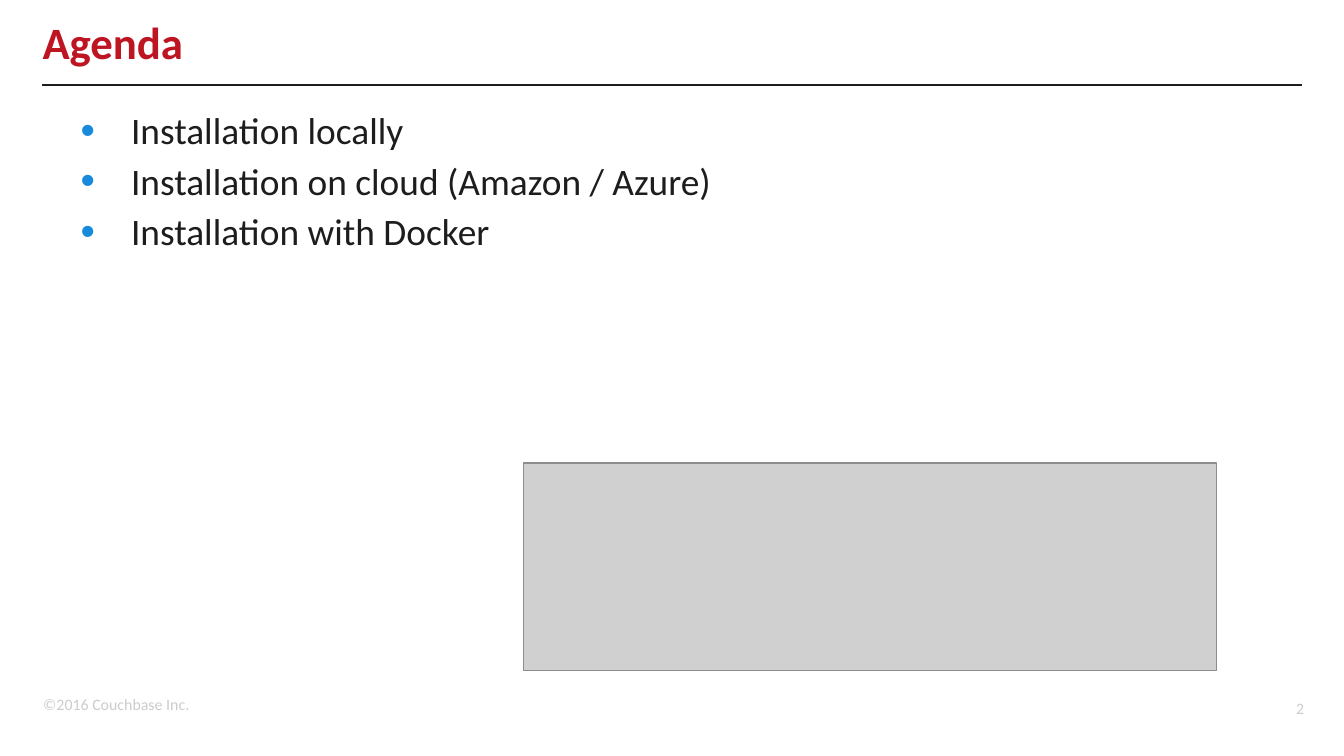
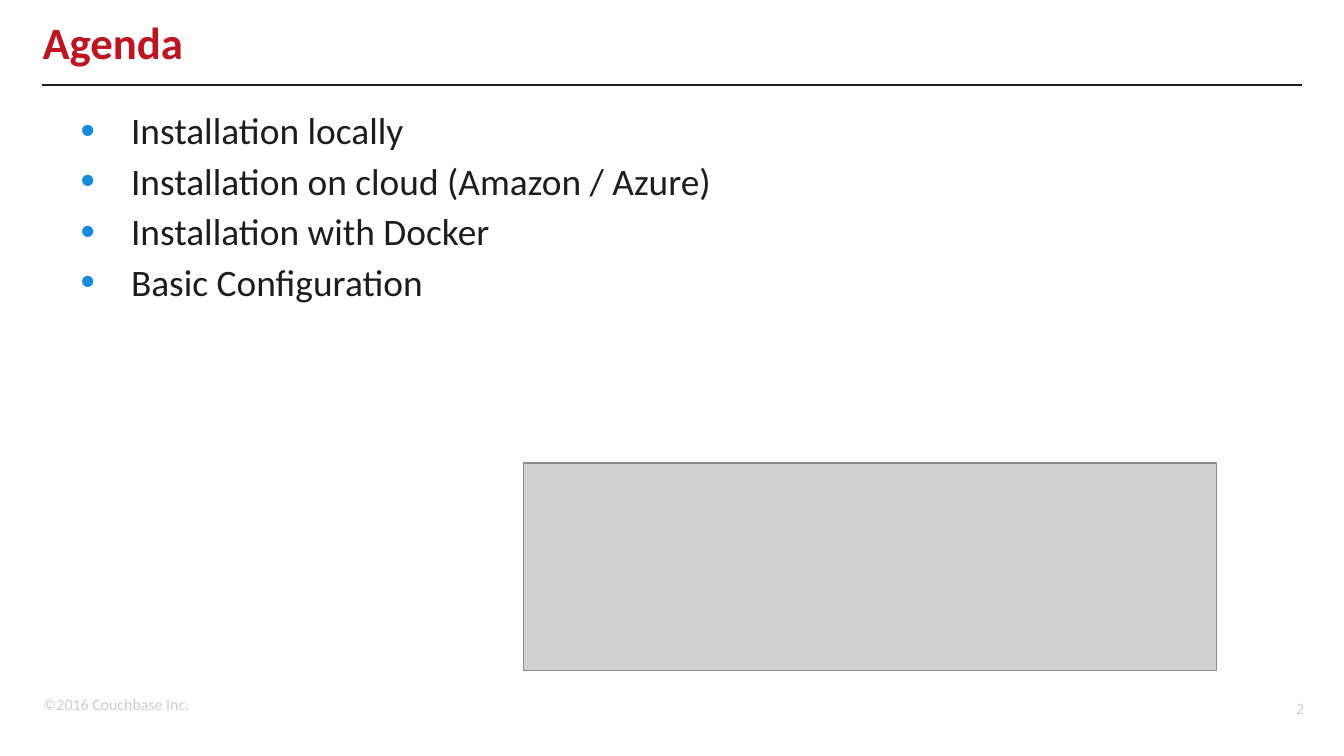
Before and after one commit to subalakr/workshop, a slide deck: slide 2 of connect2016/developer/01/01.pptx. Drawn at 1344x756 pixels with LibreOffice and Linux fonts; fonts in the diff are those of the drawing; grey boxes stand for pictures; background and template pictures are left out. Boxes give left, top, right and bottom in pixels: in the first picture for what was removed or moved away, otherwise in the second. Text is boxed around its words. In the diff, an @@ line names an element or a change of style, - is before the commit and + after.

```diff
--- a/connect2016/developer/01/01.pptx
+++ b/connect2016/developer/01/01.pptx
@@ text at (131,270,423,303): paragraph added @@
+• Basic Configuration
```
Also in this commit, not shown: 3 other slides changed, 5 slides added.
